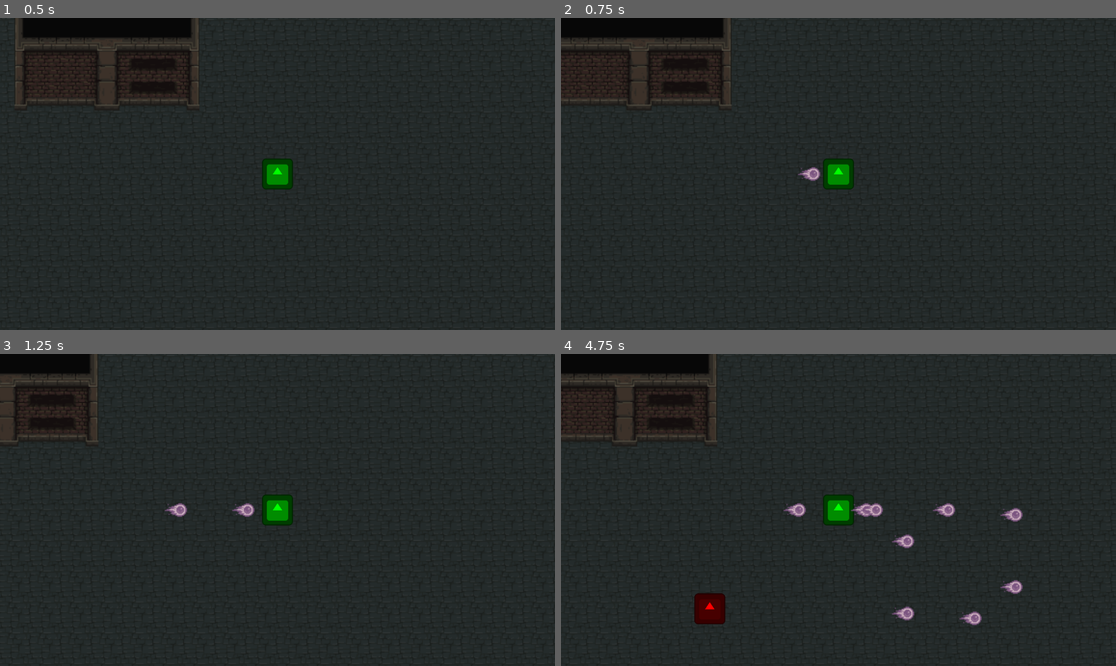
Above: before the commit, frames 1-4 (two rows, left to right).
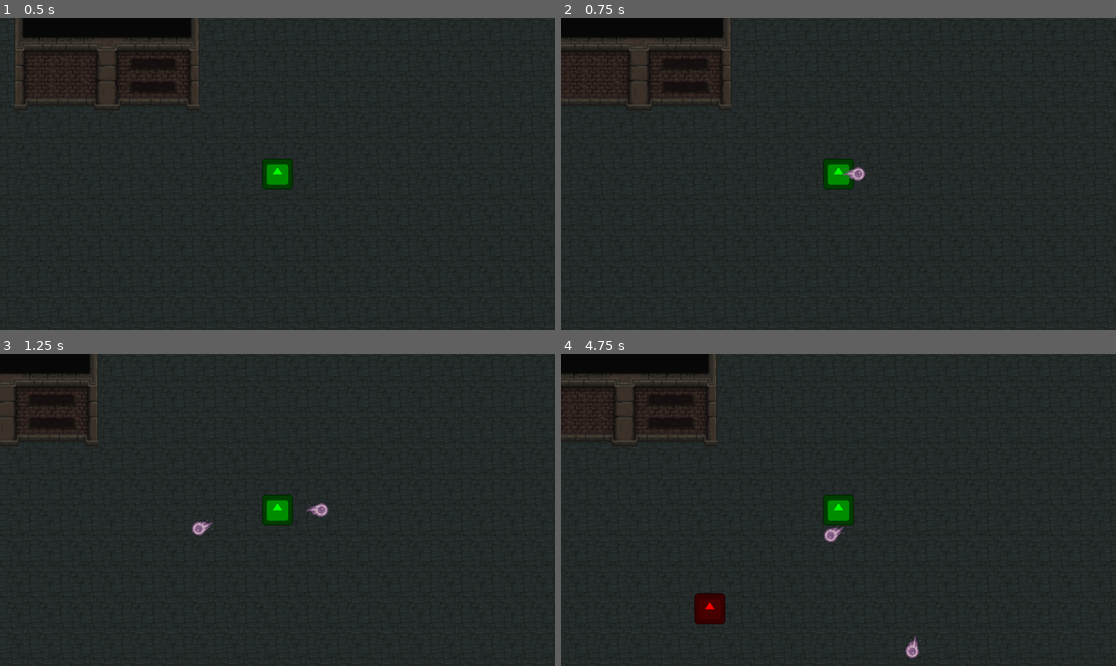
Above: after the commit, the same moments.

Repository: arko-poet/godot-games
Game: Godot game, scene res://sauce/main.tscn
Same seed, same stepped clock (60 frames per second), same inputs: the game is played once before the commit and once after it. The engine's default icon, where the game draws it, is replaced by a stand-in: a white triangle on a blue panel in a dark square.
Inputs:
- Up to frame 1 (0.5 s): no input
- Up to frame 2 (0.75 s): tap Enter at 0.5 s; hold D (move_right) from 0.53 s (still down)
- Up to frame 3 (1.25 s): keep holding D (move_right)
- Up to frame 4 (4.75 s): release D (move_right) at 1.28 s; hold S (move_down) 1.28-2.03 s; hold D (move_right) 2.03-2.78 s; hold W (move_up) 2.78-3.53 s; hold A (move_left) from 3.53 s (still down)

Frame 1 is identical in both runs. In frame 2, 0.2% of the frame differs, in the area x 42-55%, y 47-53%; in frame 3, 0.5%; in frame 4, 1.2%, in the area x 40-84%, y 47-98%.

Commit message:
feat(survivors): add projectile enemy targeting

Diff:
--- a/survivors/sauce/fire_staff.gd
+++ b/survivors/sauce/fire_staff.gd
@@ -1,9 +1,14 @@
 extends Weapon
 
-const Fireball := preload("res://sauce/fireball.tscn")
+const FireballScene := preload("res://sauce/fireball.tscn")
 
 
 func _attack() -> void:
-	var fireball := Fireball.instantiate()
+	var fireball : Fireball = FireballScene.instantiate()
+	if target:
+		fireball.direction = (target.global_position - global_position).normalized()
+		fireball.rotation = fireball.direction.angle()
+	else:
+		fireball.direction = Vector2(1, 0)
 	fireball.global_position = global_position
 	projectile_root.add_child(fireball)
--- /dev/null
+++ b/survivors/sauce/fireball.gd
@@ -0,0 +1,8 @@
+class_name Fireball
+extends Area2D
+
+const BASE_SPEED := 200
+var direction := Vector2.ZERO
+
+func _process(delta: float) -> void:
+	position += direction * BASE_SPEED * delta
--- a/survivors/sauce/fireball.tscn
+++ b/survivors/sauce/fireball.tscn
@@ -1,6 +1,7 @@
 [gd_scene format=3 uid="uid://urwbna5m5nfd"]
 
 [ext_resource type="Texture2D" uid="uid://b7eixecff1h8w" path="res://assets/All_Fire_Bullet_Pixel_16x16_06.png" id="1_jqpc6"]
+[ext_resource type="Script" uid="uid://banmx6f4cmjjr" path="res://sauce/fireball.gd" id="1_t6b4q"]
 
 [sub_resource type="AtlasTexture" id="AtlasTexture_qujof"]
 atlas = ExtResource("1_jqpc6")
@@ -42,11 +43,12 @@
 radius = 8.0
 
 [node name="Area2D" type="Area2D" unique_id=1021673665]
+script = ExtResource("1_t6b4q")
 
 [node name="Animated" type="AnimatedSprite2D" parent="." unique_id=1160971174]
 sprite_frames = SubResource("SpriteFrames_h4qhm")
 autoplay = "default"
-frame_progress = 0.4514372
+frame_progress = 0.5775823
 
 [node name="Collision" type="CollisionShape2D" parent="." unique_id=1313145955]
 position = Vector2(3, 0)
--- a/survivors/sauce/monster.tscn
+++ b/survivors/sauce/monster.tscn
@@ -6,7 +6,7 @@
 [sub_resource type="CircleShape2D" id="CircleShape2D_f3lrl"]
 radius = 8.0
 
-[node name="Monster" type="CharacterBody2D" unique_id=1484541772]
+[node name="Monster" type="CharacterBody2D" unique_id=1484541772 groups=["monsters"]]
 collision_layer = 4
 collision_mask = 2
 script = ExtResource("1_f3lrl")
--- a/survivors/sauce/weapon.gd
+++ b/survivors/sauce/weapon.gd
@@ -2,6 +2,7 @@
 extends Node2D
 
 var projectile_root : Node2D ## reference where weapon creates projectiles
+var target : Node2D
 @onready var cooldown_timer: Timer = $CooldownTimer
 
 
--- a/survivors/sauce/weapon.tscn
+++ b/survivors/sauce/weapon.tscn
@@ -2,7 +2,7 @@
 
 [ext_resource type="Script" uid="uid://c758gvoe4akid" path="res://sauce/weapon.gd" id="1_tl61x"]
 
-[node name="Weapon" type="Node2D" unique_id=1797850414]
+[node name="Weapon" type="Node2D" unique_id=1064152361]
 script = ExtResource("1_tl61x")
 
 [node name="CooldownTimer" type="Timer" parent="." unique_id=390843552]
--- a/survivors/sauce/weapon_manager.gd
+++ b/survivors/sauce/weapon_manager.gd
@@ -9,3 +9,23 @@
 	fire_staff.projectile_root = get_parent().get_parent()
 	add_child(fire_staff)
 	weapons.append(fire_staff)
+
+
+func _process(_delta : float) -> void:
+	for weapon in weapons:
+		weapon.target = _find_nearest_enemy()
+
+
+func _find_nearest_enemy() -> Node2D:
+	var nearest_enemy : Node2D = null
+	var nearest_distance : float
+	for e in get_tree().get_nodes_in_group("monsters"):
+		if not nearest_enemy:
+			nearest_enemy = e
+			nearest_distance = global_position.distance_squared_to(e.global_position)
+			continue
+		var e_distance = global_position.distance_squared_to(e.global_position)
+		if e_distance < nearest_distance:
+			nearest_enemy = e
+			nearest_distance = e_distance
+	return nearest_enemy
Not shown, added: survivors/sauce/fireball.gd.uid
